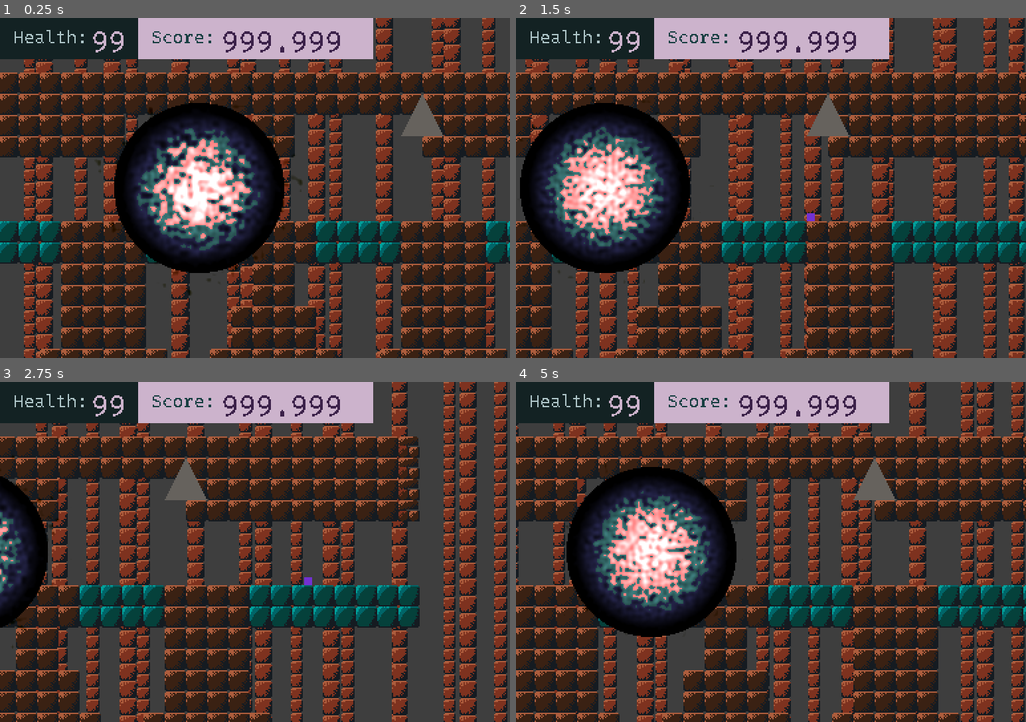
Above: before the commit, frames 1-4 (two rows, left to right).
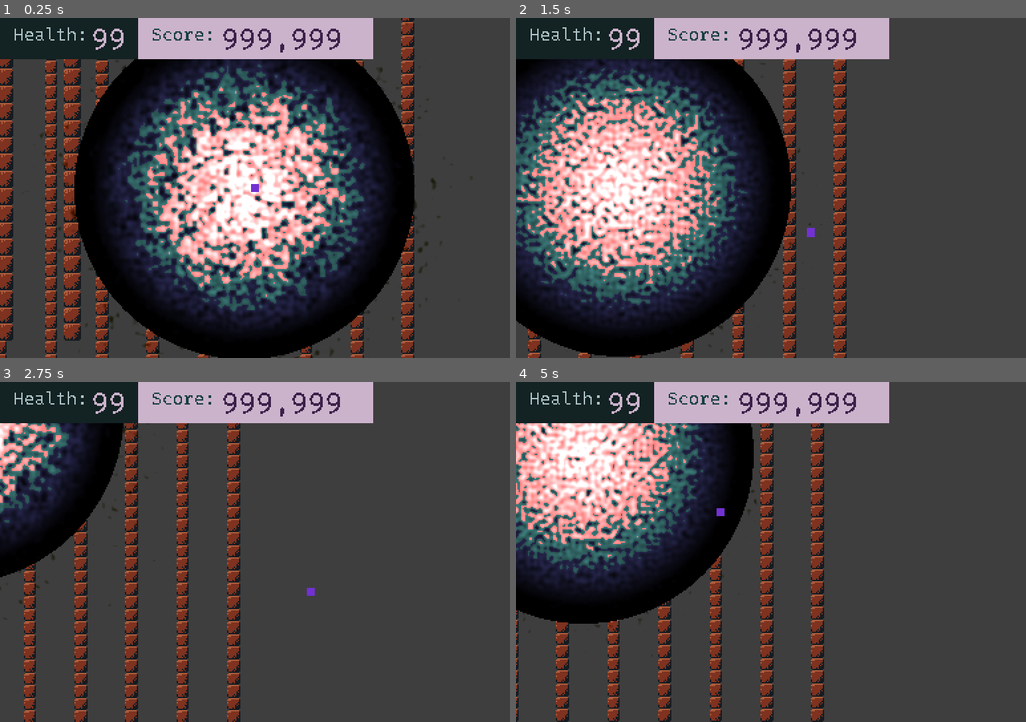
Above: after the commit, the same moments.

Repository: electricsheap/Amikz
Game: Godot game, scene res://scenes/Main.tscn
Two runs of this game, one before a commit and one after it. Both use one fixed random seed, a clock stepped at 60 frames per second and the inputs below.
Inputs:
- Up to frame 1 (0.25 s): no input
- Up to frame 2 (1.5 s): hold Right (ui_right) 0.53-1.28 s; hold Down (ui_down) from 1.28 s (still down)
- Up to frame 3 (2.75 s): release Down (ui_down) at 2.03 s; hold Right (ui_right) from 2.03 s (still down)
- Up to frame 4 (5 s): release Right (ui_right) at 2.78 s; hold Up (ui_up) 2.78-3.53 s; hold Left (ui_left) from 3.53 s (still down)

The runs differ from the first frame. In frame 1, 79% of the frame differs, in the area x 0-100%, y 0-100%; in frame 2, 74%; in frame 3, 63%; in frame 4, 71%.

Commit message:
nothing at all

Diff:
--- a/project.godot
+++ b/project.godot
@@ -48,6 +48,7 @@
 window/size/height=256
 window/size/test_width=768
 window/size/test_height=512
+window/dpi/allow_hidpi=true
 window/stretch/mode="viewport"
 window/stretch/aspect="keep"
 
--- a/resources/scripts/Player.gd
+++ b/resources/scripts/Player.gd
@@ -7,7 +7,7 @@
 
 func get_dir() -> Vector2:
 	return Vector2(
-		Input.get_action_strength("ui_right") - Input.get_action_strength("ui_left"),
+		ceil(Input.get_action_strength("ui_right")) - ceil(Input.get_action_strength("ui_left")),
 		Input.get_action_strength("ui_down") - Input.get_action_strength("ui_up")
 	)
 
@@ -26,9 +26,12 @@
 	add_child(spark)
 
 func _physics_process(delta):
+
 	var dir = get_dir().normalized()
+	position = position.ceil()
 
-	move_and_slide( dir * speed, Vector2.ZERO, false, 4, 0.9, false )
+
+	move_and_slide( dir * speed, Vector2.ZERO, false, 10, 0.9, false )
 
 	for i in get_slide_count():
 		var collision = get_slide_collision(i)
--- a/scenes/HUDs/LevelHUD.tscn
+++ b/scenes/HUDs/LevelHUD.tscn
@@ -37,7 +37,7 @@
 anchor_right = 1.0
 anchor_bottom = 1.0
 margin_left = 10.0
-margin_top = 5.0
+margin_top = 3.0
 margin_right = -5.0
 margin_bottom = -5.0
 custom_fonts/normal_font = SubResource( 1 )
@@ -52,7 +52,7 @@
 anchor_right = 1.0
 anchor_bottom = 1.0
 margin_left = 10.0
-margin_top = 7.0
+margin_top = 5.0
 margin_right = -12.0
 margin_bottom = -7.0
 theme = ExtResource( 1 )
@@ -84,7 +84,7 @@
 anchor_right = 1.0
 anchor_bottom = 1.0
 margin_left = 10.0
-margin_top = 5.0
+margin_top = 3.0
 margin_right = -5.0
 margin_bottom = -5.0
 custom_fonts/normal_font = SubResource( 1 )
@@ -99,7 +99,7 @@
 anchor_right = 1.0
 anchor_bottom = 1.0
 margin_left = 10.0
-margin_top = 7.0
+margin_top = 5.0
 margin_right = -12.0
 margin_bottom = -7.0
 theme = ExtResource( 1 )
--- a/scenes/Main.tscn
+++ b/scenes/Main.tscn
@@ -10,6 +10,3 @@
 [node name="Level1" parent="." instance=ExtResource( 2 )]
 
 [node name="LevelHUD" parent="." instance=ExtResource( 3 )]
-
-[node name="HUD" type="CanvasLayer" parent="."]
-layer = 100
--- a/scenes/levels/Level1.tscn
+++ b/scenes/levels/Level1.tscn
@@ -66,6 +66,11 @@
 format = 1
 tile_data = PoolIntArray( -851978, 6, 65536, -851974, 6, 65536, -851970, 6, 65536, -917502, 6, 65536, -917498, 6, 65536 …(9747 unchanged characters)…
 
+[node name="TesseractWindow" parent="." instance=ExtResource( 5 )]
+position = Vector2( 664, 232 )
+scale = Vector2( 4, 4 )
+polygon = PoolVector2Array( -34, -33.629, -34, 62.371, 62, 62.371, 62, -33.629 )
+
 [node name="TileMap" type="TileMap" parent="."]
 position = Vector2( -48, 0 )
 tile_set = ExtResource( 2 )
@@ -74,12 +79,8 @@
 tile_data = PoolIntArray( -3, 6, 65537, -2, 6, 65537, -1, 6, 65537, -65536, 6, 65537, -65535, 6, 65537, -65534, 6, 6553 …(5281 unchanged characters)…
 
 [node name="Player" parent="." instance=ExtResource( 3 )]
-position = Vector2( 178.302, 70.5161 )
+position = Vector2( 728, 288 )
 scale = Vector2( 0.2, 0.2 )
-
-[node name="TesseractWindow" parent="." instance=ExtResource( 5 )]
-position = Vector2( 136, 70.5161 )
-scale = Vector2( 4, 4 )
 
 [node name="RigidBody2D" type="RigidBody2D" parent="."]
 material = SubResource( 1 )
Empty file added: resources/shaders/frac.shader
Not shown, changed: resources/.DS_Store
